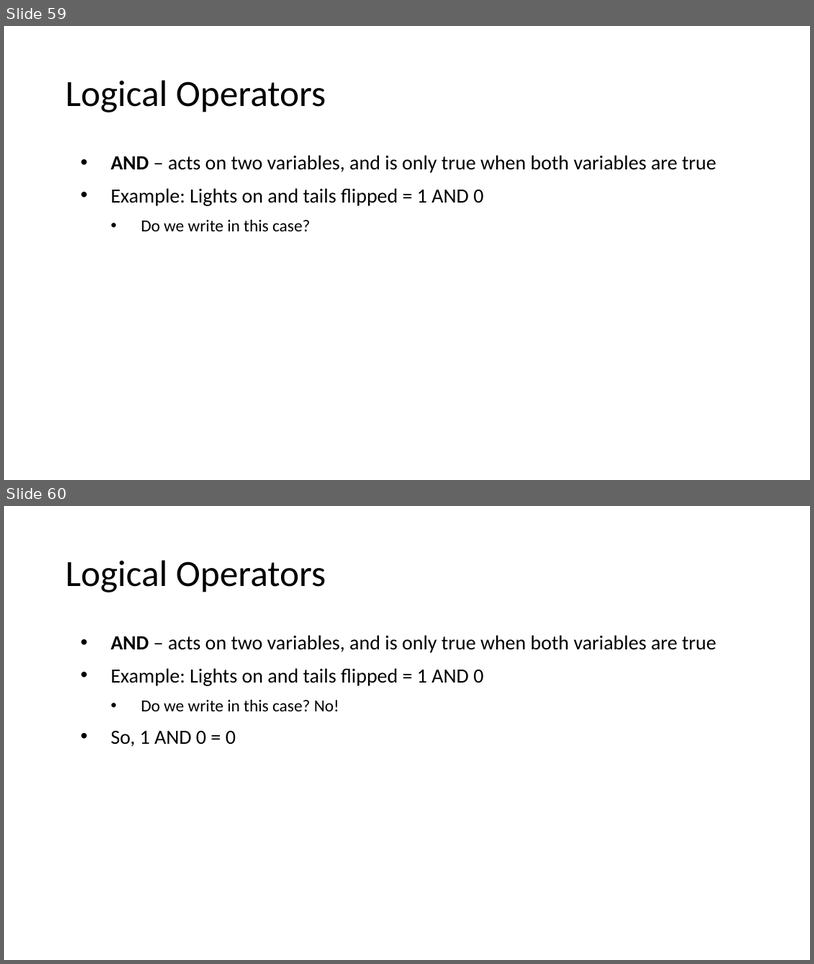
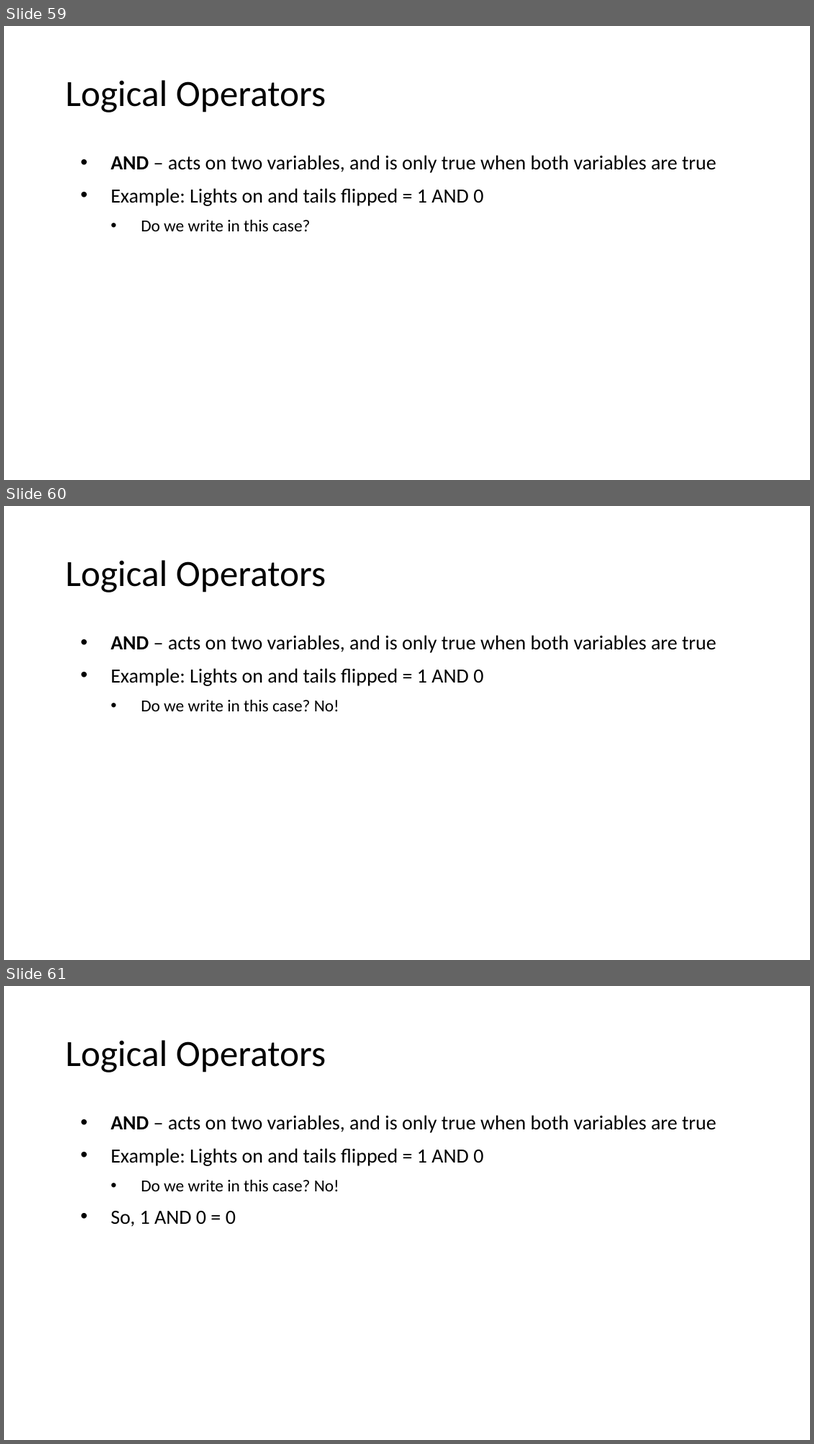
Before and after one commit to MrJoshGross/Course-Curricular-Material, a slide deck: wip/Lecture 2 - Binary, Logic, and Logical Operators.pptx. Shown one above the other, each under a label of ours: slides 59 and 60 before the commit, slides 59, 60 and 61 after it. The pictures are 814x964 and 814x1444 pixels, drawn with LibreOffice and Linux fonts; fonts in the diff are those of the drawing. Boxes give left, top, right and bottom in pixels: in the first picture for what was removed or moved away, otherwise in the second. Text is boxed around its words. In the diff, an @@ line names an element or a change of style, - is before the commit and + after.

Commit message:
Update Lecture 2 - Binary, Logic, and Logical Operators.pptx
finished and, added or, xor

```diff
--- a/wip/Lecture 2 - Binary, Logic, and Logical Operators.pptx
+++ b/wip/Lecture 2 - Binary, Logic, and Logical Operators.pptx
@@ slide 60 added at bbox=[4, 506, 810, 960], background #FFFFFF @@
@@ title added at bbox=[65, 560, 326, 592], 44 pt, text #000000 @@
+Logical Operators
@@ text added at bbox=[111, 635, 717, 711], 24 pt, text #000000 @@
+• AND – acts on two variables, and is only true when both variables are true
+• Example: Lights on and tails flipped = 1 AND 0
+  • Do we write in this case? No!
@@ what was slide 60 is now slide 61 @@
```
Also in this commit, not shown: 2 slides changed, 39 other slides added.
